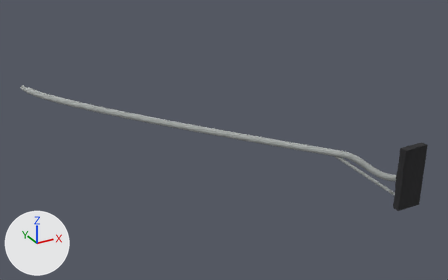
An edit to the OBJ model src/main/resources/assets/realgrid/models/block/pole_light_mount/arm_6_left.obj, drawn before and after from the same camera.
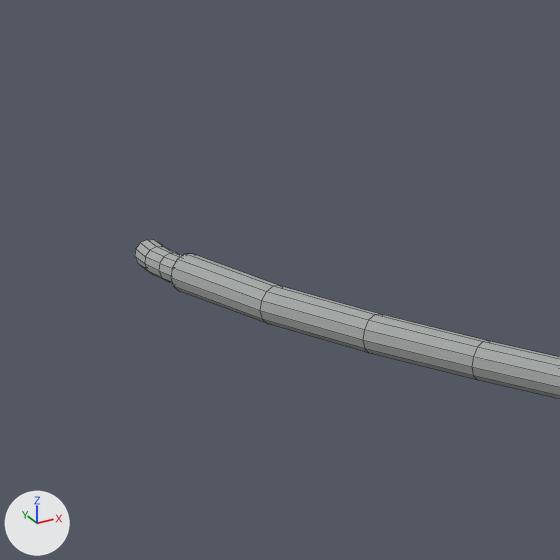
Old and new are each drawn whole from a camera (50 mm lens) standing at (-5.145, -6.153, 4.218) and looking at (-1.24, 0.947, 0.668) and again close up on the part from 0% to 19% of the width and 18% to 48% of the height. The axes (+X, +Y, +Z) are drawn at lower left. The lights are the same throughout. The older version's two pictures come first. The close-ups show mesh edges as thin lines. Where no turn or scale is listed for an object, it has been applied to the vertices. Vertices at exactly the same position are counted once.

In view in the first close-up: 'pole_light_mount_6_left'.
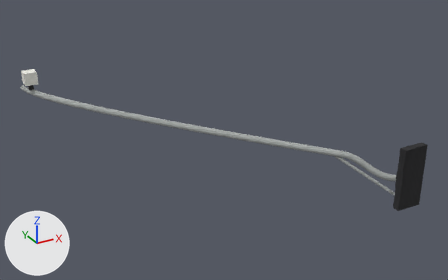
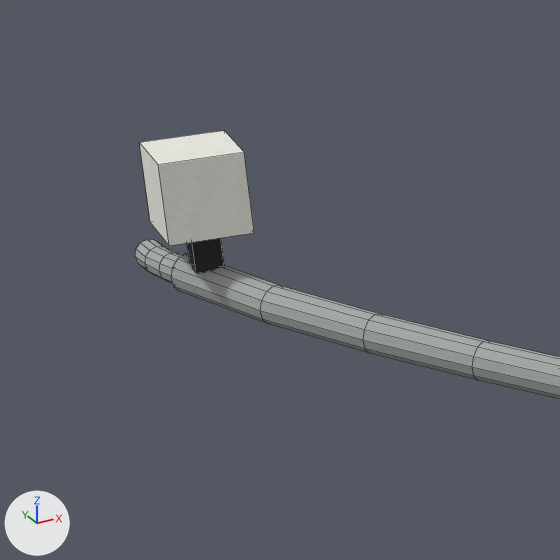
Patch to the scene script:
```diff
--- a/src/main/resources/assets/realgrid/models/block/pole_light_mount/arm_6_left.obj.py
+++ b/src/main/resources/assets/realgrid/models/block/pole_light_mount/arm_6_left.obj.py
@@ img_pole_light_mount_porcelain @@
+img_pole_light_mount_porcelain = load_image('pole_light_mount_porcelain', '../../../textures/blocks/pole_light_mount_porcelain.png', 16, 16, 'sRGB')
@@ mat_porcelain @@
+mat_porcelain = principled_material('porcelain')
+mat_porcelain.texture = img_pole_light_mount_porcelain
+mat_porcelain.roughness = 1.0
@@ me_pole_light_mount_6_left @@
 # used by ob_pole_light_mount_6_left; location = (0.0, 0.0, 0.0)
-me_pole_light_mount_6_left.from_pydata(...)  # 456 vertices, 429 faces; spans x -3.53..0.69, y -1.0..3.19, z 0.06..1.2
+me_pole_light_mount_6_left.from_pydata(...)  # 472 vertices, 441 faces; spans x -3.53..0.69, y -1.0..3.19, z 0.06..1.47
+# me_pole_light_mount_6_left part 1: a new loose piece, a box spanning x -3.453..-3.391, y 2.911..2.973, z 1.184..1.278, in mat_clamp (picture img_pole_light_mount_clamp)
+# me_pole_light_mount_6_left part 2: a new loose piece, a box spanning x -3.52..-3.33, y 2.85..3.04, z 1.28..1.47, in mat_porcelain (picture img_pole_light_mount_porcelain)
 me_pole_light_mount_6_left.materials.append(mat_clamp)
 me_pole_light_mount_6_left.materials.append(mat_metal)
+me_pole_light_mount_6_left.materials.append(mat_porcelain)  # picture img_pole_light_mount_porcelain
```

Location of each change, [x1, y1, x2, y2] in pixels of the close-ups (560 x 560 px):
'pole_light_mount_6_left', reshaped
    before: [135, 240, 560, 399]
    after: [135, 131, 560, 399]
part 1 of me_pole_light_mount_6_left, added
    after: [187, 238, 224, 273]
part 2 of me_pole_light_mount_6_left, added
    after: [139, 131, 254, 246]
